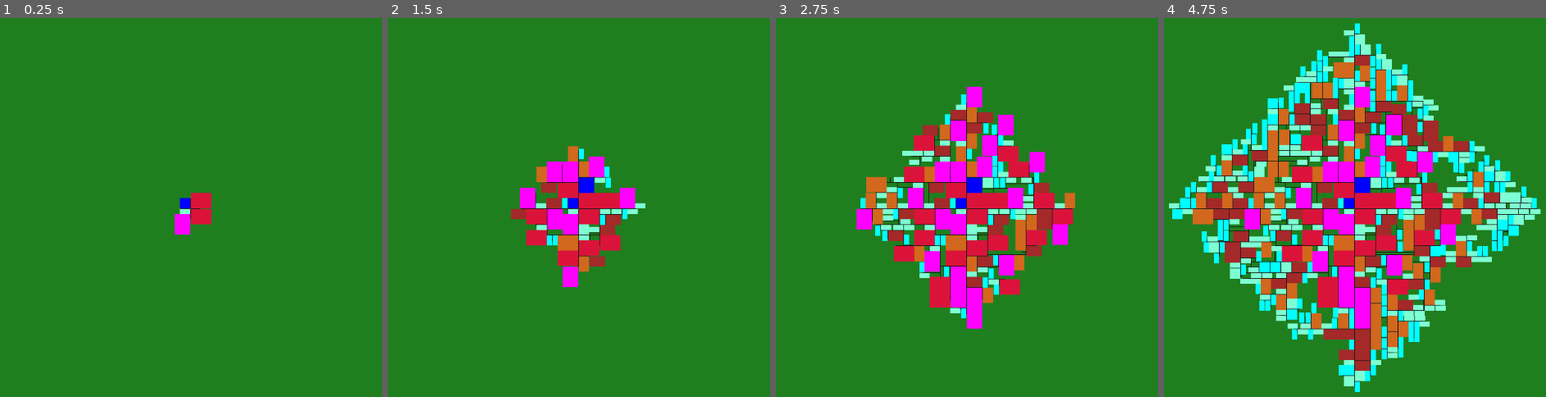
Above: before the commit, frames 1-4 (left to right).
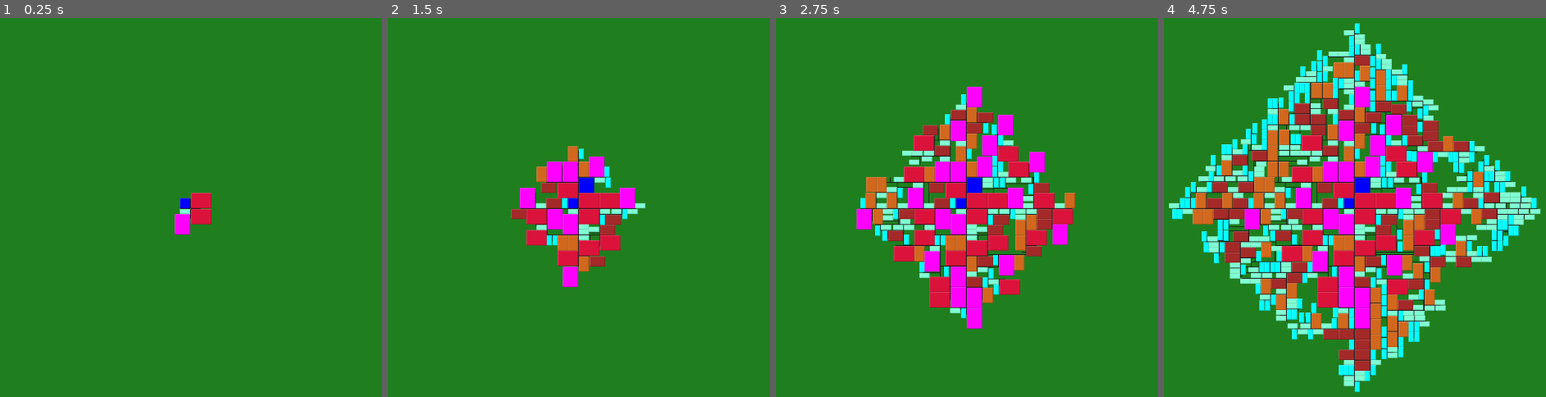
Above: after the commit, the same moments.

Repository: MichaelReel/2DMapGen
Game: Godot game, scene res://BuildingPlacement.tscn
The game is run twice, just before and just after one commit, with the same random seed, the same clock (stepped at 60 frames per second) and the same inputs. This scene is started directly instead of the project's main scene.
Inputs:
- Up to frame 1 (0.25 s): no input
- Up to frame 2 (1.5 s): no input
- Up to frame 3 (2.75 s): no input
- Up to frame 4 (4.75 s): no input

The runs differ from the first frame. In frame 1, 0.1% of the frame differs, in the area x 45-56%, y 46-58%; in frame 2, 1.0%; in frame 3, 2.6%; in frame 4, 7.1%, in the area x 1-99%, y 1-99%.

Commit message:
A little refactoring, adding some shading to make it easier to decern adjoining buildings.

Diff:
--- a/BuildingPlacement.gd
+++ b/BuildingPlacement.gd
@@ -31,48 +31,17 @@
 		# Generate config
 
 		# Many small buildings
-		var img = Image.new()
-		img.create(8, 16, false, Image.FORMAT_RGBA8)
-		img.fill(Color.aqua)
-		buildings.append(Building.new(img, 200))
-
-		img = Image.new()
-		img.create(16, 8, false, Image.FORMAT_RGBA8)
-		img.fill(Color.aquamarine)
-		buildings.append(Building.new(img, 200))
-
+		buildings.append(Building.new(building_outline(8, 16, Color.aqua), 200))
+		buildings.append(Building.new(building_outline(16, 8, Color.aquamarine), 200))
 		# Some middle sized buildings
-		img = Image.new()
-		img.create(24, 16, false, Image.FORMAT_RGBA8)
-		img.fill(Color.brown)
-		buildings.append(Building.new(img, 60))
-
-		img = Image.new()
-		img.create(16, 24, false, Image.FORMAT_RGBA8)
-		img.fill(Color.chocolate)
-		buildings.append(Building.new(img, 60))
-
+		buildings.append(Building.new(building_outline(24, 16, Color.brown), 60))
+		buildings.append(Building.new(building_outline(16, 24, Color.chocolate), 60))
 		# A few big buildings
-		img = Image.new()
-		img.create(24, 32, false, Image.FORMAT_RGBA8)
-		img.fill(Color.fuchsia)
-		buildings.append(Building.new(img, 20))
-
-		img = Image.new()
-		img.create(32, 24, false, Image.FORMAT_RGBA8)
-		img.fill(Color.crimson)
-		buildings.append(Building.new(img, 20))
-
+		buildings.append(Building.new(building_outline(24, 32, Color.fuchsia), 20))
+		buildings.append(Building.new(building_outline(32, 24, Color.crimson), 20))
 		# Unique buildings
-		img = Image.new()
-		img.create(24, 24, false, Image.FORMAT_RGBA8)
-		img.fill(Color.blue)
-		buildings.append(Building.new(img, 1))
-
-		img = Image.new()
-		img.create(16, 16, false, Image.FORMAT_RGBA8)
-		img.fill(Color.blue)
-		buildings.append(Building.new(img, 1))
+		buildings.append(Building.new(building_outline(24, 24, Color.blue), 1))
+		buildings.append(Building.new(building_outline(16, 16, Color.blue), 1))
 
 	func pop_building() -> Building:
 		if buildings.size() <= 0:
@@ -89,6 +58,26 @@
 		building.limit += 1
 		if building.limit == 1:
 			buildings.append(building)
+
+	static func building_outline(w : int, h : int, color : Color) -> Image:
+		var img = Image.new()
+		img = Image.new()
+		img.create(w, h, false, Image.FORMAT_RGBA8)
+		img.fill(color)
+		var light_shade = color.lightened(0.2)
+		var dark_shade = color.darkened(0.2)
+		img.lock()
+
+		for y in range(0, h):
+			img.set_pixel(0, y, light_shade)
+			img.set_pixel(w - 1, y, dark_shade)
+
+		for x in range(0, w):
+			img.set_pixel(x, 0, light_shade)
+			img.set_pixel(x, h - 1, dark_shade)
+
+		img.unlock()
+		return img
 
 
 class RoadWorker:
